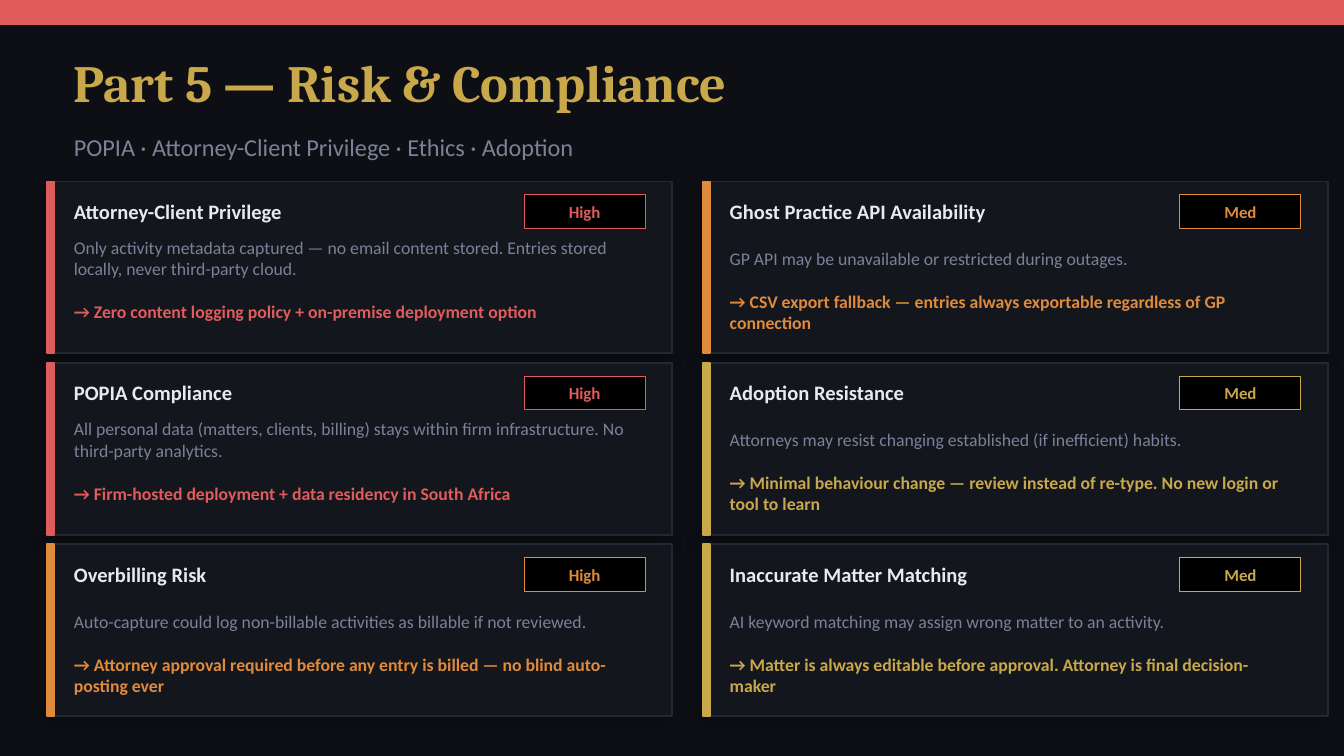
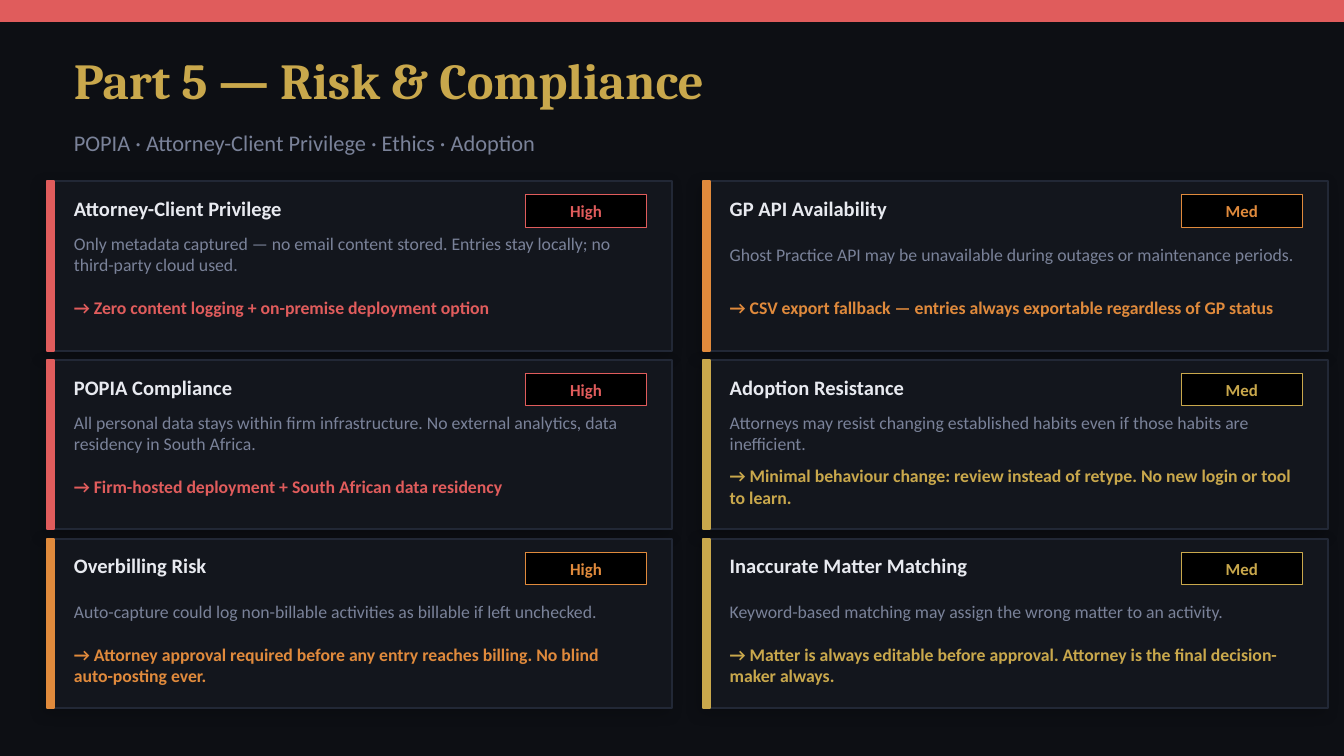
Before and after one commit to konethegreat/timelex-automated-time-tracking, a slide deck: slide 14 of timelex-presenation/TimeLex_Assessment_Presentation.pptx (slide 13 before the commit). Drawn at 1344x756 pixels with LibreOffice and Linux fonts; fonts in the diff are those of the drawing. Boxes give left, top, right and bottom in pixels: in the first picture for what was removed or moved away, otherwise in the second. Text is boxed around its words. In the diff, an @@ line names an element or a change of style, - is before the commit and + after.

```diff
--- a/timelex-presenation/TimeLex_Assessment_Presentation.pptx
+++ b/timelex-presenation/TimeLex_Assessment_Presentation.pptx
@@ text "Part 5 — Risk & ..." at [74,64,703,110]: size 28 to 27 pt @@
@@ text "POPIA · Attorney-Client Privilege · ..." at [74,135,535,155]: size 13 to 12 pt @@
@@ text at [730,201,887,220]: text changed @@
-Ghost Practice API Availability
+GP API Availability
@@ text at [74,238,611,274]: text changed @@
-Only activity metadata captured — no email content stored. Entries stored locally, never third-party cloud.
+Only metadata captured — no email content stored. Entries stay locally; no third-party cloud used.
@@ text at [730,249,1293,264]: text changed @@
-GP API may be unavailable or restricted during outages.
+Ghost Practice API may be unavailable during outages or maintenance periods.
@@ text at [94,301,489,317]: text changed @@
-→ Zero content logging policy + on-premise deployment option
+→ Zero content logging + on-premise deployment option
@@ text at [750,301,1273,317]: text changed @@
-→ CSV export fallback — entries always exportable regardless of GP connection
+→ CSV export fallback — entries always exportable regardless of GP status
@@ rectangle: place and size @@
-rectangle at [524,376,645,410]
+rectangle at [526,374,646,406]
@@ rectangle: place and size @@
-rectangle at [1180,376,1301,410]
+rectangle at [1181,374,1302,406]
@@ text at [74,417,617,453]: text changed @@
-All personal data (matters, clients, billing) stays within firm infrastructure. No third-party analytics.
+All personal data stays within firm infrastructure. No external analytics, data residency in South Africa.
@@ text at [730,417,1248,450]: text changed @@
-Attorneys may resist changing established (if inefficient) habits.
+Attorneys may resist changing established habits even if those habits are inefficient.
@@ text at [730,469,1290,504]: text changed @@
-→ Minimal behaviour change — review instead of re-type. No new login or tool to learn
+→ Minimal behaviour change: review instead of retype. No new login or tool to learn.
@@ text at [94,480,502,496]: text changed @@
-→ Firm-hosted deployment + data residency in South Africa
+→ Firm-hosted deployment + South African data residency
@@ shadow changed in 6 elements at [47,181,672,351], [703,181,1328,351], [47,360,672,530], [703,360,1328,530], [703,539,1328,708], [47,539,672,708] @@
@@ 10 rectangles, 6 texts: place and size @@
-10 rectangles, 6 texts at [47,363,1328,716]
+10 rectangles, 6 texts at [47,360,1328,708]
@@ text at [74,606,597,621]: text changed @@
-Auto-capture could log non-billable activities as billable if not reviewed.
+Auto-capture could log non-billable activities as billable if left unchecked.
@@ text at [730,606,1223,621]: text changed @@
-AI keyword matching may assign wrong matter to an activity.
+Keyword-based matching may assign the wrong matter to an activity.
@@ text at [74,648,598,685]: text changed @@
-→ Attorney approval required before any entry is billed — no blind auto-posting ever
+→ Attorney approval required before any entry reaches billing. No blind auto-posting ever.
@@ text at [730,648,1277,685]: text changed @@
-→ Matter is always editable before approval. Attorney is final decision-maker
+→ Matter is always editable before approval. Attorney is the final decision-maker always.
```
Also in this commit, not shown: 16 other slides changed, 1 slide added, 2 other files.
